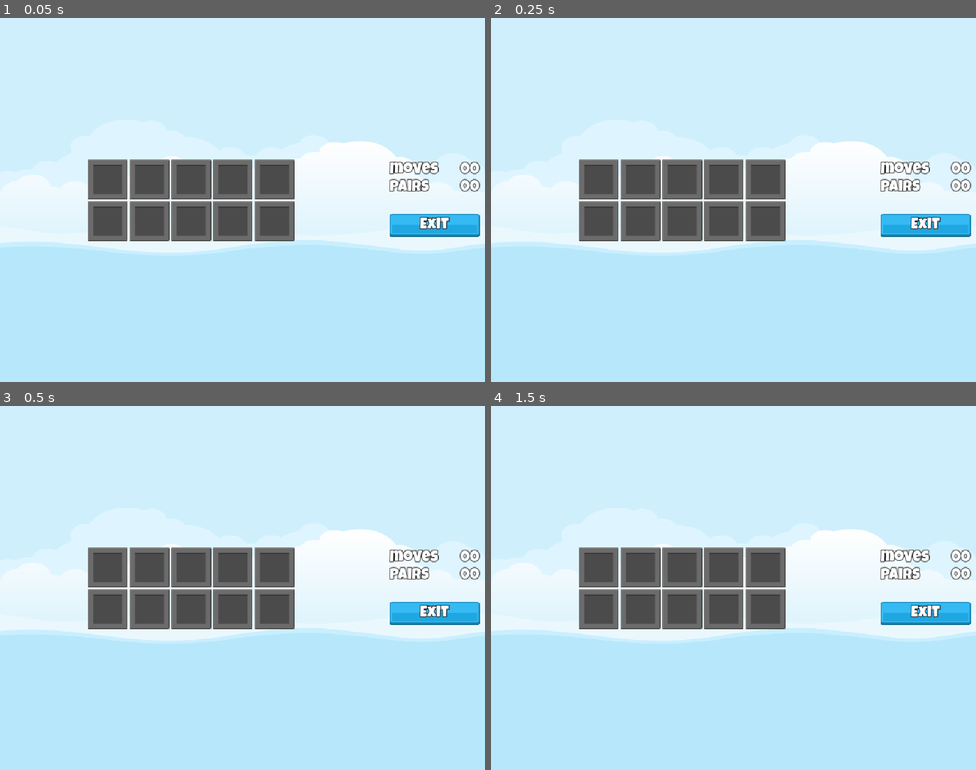
Above: before the commit, frames 1-4 (two rows, left to right).
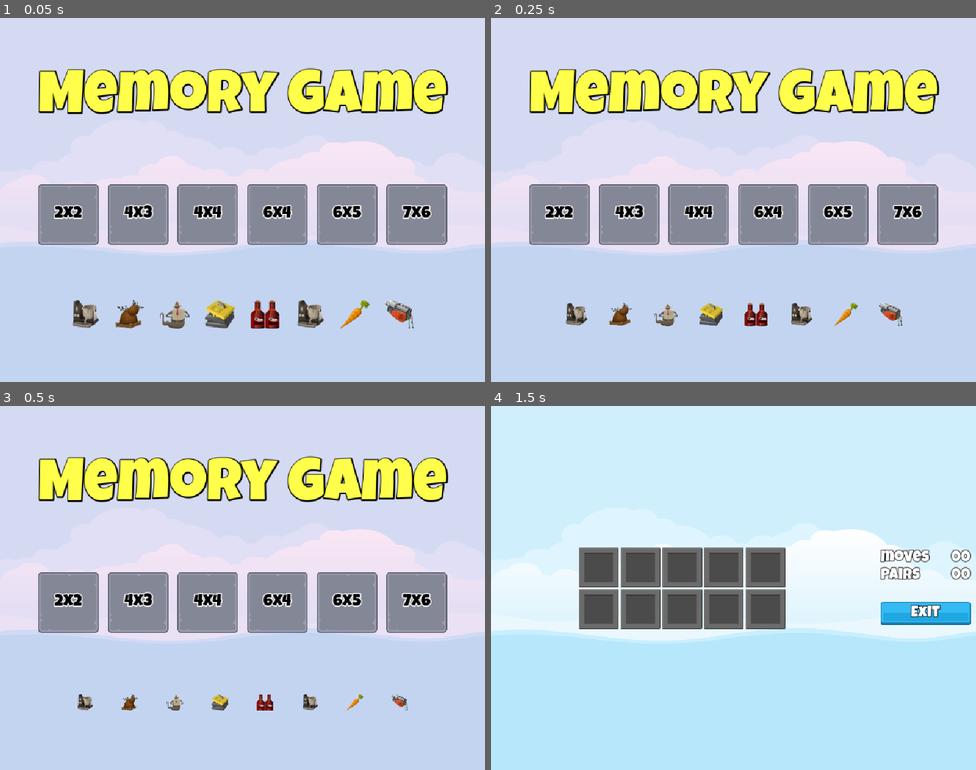
Above: after the commit, the same moments.

Repository: Hombolygo/Memory
Game: Godot game, scene res://Scenes/Master/Master.tscn
Same seed, same stepped clock (60 frames per second), same inputs: the game is played once before the commit and once after it.
Inputs (mouse positions are in pixels of both pictures, inside the frame that each line leads up to):
- Up to frame 1 (0.05 s): no input
- Up to frame 2 (0.25 s): no input
- Up to frame 3 (0.5 s): no input
- Up to frame 4 (1.5 s): click (558, 602) at 0.5 s, where only the run after the commit has a clickable "2x2"; tap Enter at 1.25 s

The runs differ from the first frame. In frame 1, 28% of the frame differs, in the area x 7-100%, y 13-86%; in frame 2, 27%; in frame 3, 26%; in frame 4, nothing differs.

Commit message:
added navigation

Diff:
--- a/Globals/SignalHub.gd
+++ b/Globals/SignalHub.gd
@@ -1 +1,4 @@
 extends Node
+
+signal show_game(level:int);
+signal show_menu
--- a/Globals/SoundManager.gd
+++ b/Globals/SoundManager.gd
@@ -1 +1,36 @@
 extends Node
+
+
+const SOUND_MAIN_MENU: String = "main"
+const SOUND_IN_GAME: String = "ingame"
+const SOUND_SUCCESS: String = "success"
+const SOUND_GAME_OVER: String = "gameover"
+const SOUND_SELECT_TILE: String = "tile"
+const SOUND_SELECT_BUTTON: String = "button"
+
+
+const SOUNDS: Dictionary[String, AudioStream] = {
+	SOUND_MAIN_MENU: preload("res://assets/sounds/bgm_action_3.mp3"),
+	SOUND_IN_GAME: preload("res://assets/sounds/bgm_action_4.mp3"),
+	SOUND_SUCCESS: preload("res://assets/sounds/sfx_sounds_fanfare3.wav"),
+	SOUND_GAME_OVER: preload("res://assets/sounds/sfx_sounds_powerup12.wav"),
+	SOUND_SELECT_TILE: preload("res://assets/sounds/sfx_sounds_impact1.wav"),
+	SOUND_SELECT_BUTTON: preload("res://assets/sounds/sfx_sounds_impact7.wav")
+}
+
+
+func play_sound(player: AudioStreamPlayer, key: String) -> void:
+	if SOUNDS.has(key) == false:
+		return
+
+	player.stop()
+	player.stream = SOUNDS[key]
+	player.play()
+
+
+func play_button_click(player: AudioStreamPlayer) -> void:
+	play_sound(player, SOUND_SELECT_BUTTON)
+
+
+func play_tile_click(player: AudioStreamPlayer) -> void:
+	play_sound(player, SOUND_SELECT_TILE)
--- /dev/null
+++ b/Scenes/Game/Game.gd
@@ -0,0 +1,9 @@
+extends Control
+
+
+
+
+
+func _on_exit_button_pressed() -> void:
+	SignalHub.show_menu.emit();
+	pass # Replace with function body.
--- a/Scenes/Game/Game.tscn
+++ b/Scenes/Game/Game.tscn
@@ -1,6 +1,7 @@
-[gd_scene load_steps=5 format=3 uid="uid://ce83a11mhh7r"]
+[gd_scene load_steps=6 format=3 uid="uid://ce83a11mhh7r"]
 
 [ext_resource type="Texture2D" uid="uid://dw3w0yx58ef67" path="res://assets/frames/hidden_frame_blank.png" id="1_gwu2e"]
+[ext_resource type="Script" uid="uid://dturt6jv8pdrb" path="res://Scenes/Game/Game.gd" id="1_y3kpf"]
 [ext_resource type="LabelSettings" uid="uid://ymqj6qkn4heq" path="res://Resources/white_32_labelsettings.tres" id="2_ln2h6"]
 [ext_resource type="Texture2D" uid="uid://bwngsqm6sduag" path="res://assets/ui/blue_button00.png" id="2_xbxml"]
 [ext_resource type="Texture2D" uid="uid://ywtwa3nwt5p3" path="res://assets/ui/green_button00.png" id="4_y3kpf"]
@@ -12,6 +13,7 @@
 anchor_bottom = 1.0
 grow_horizontal = 2
 grow_vertical = 2
+script = ExtResource("1_y3kpf")
 
 [node name="HBoxContainer2" type="HBoxContainer" parent="."]
 layout_mode = 1
@@ -133,3 +135,5 @@
 label_settings = ExtResource("2_ln2h6")
 horizontal_alignment = 1
 vertical_alignment = 1
+
+[connection signal="pressed" from="HBoxContainer2/MarginContainer/VBoxContainer/ExitButton" to="." method="_on_exit_button_pressed"]
--- a/Scenes/LevelButton/LevelButton.gd
+++ b/Scenes/LevelButton/LevelButton.gd
@@ -15,4 +15,5 @@
 
 
 func _on_pressed() -> void:
+	SignalHub.show_game.emit(level_button_number);
 	pass # Replace with function body.
--- a/Scenes/Master/Master.gd
+++ b/Scenes/Master/Master.gd
@@ -1,7 +1,29 @@
 extends Control
 
+@onready var music: AudioStreamPlayer = $Music
+@onready var main: Control = $Main
+@onready var game: Control = $Game
 
 # Called when the node enters the scene tree for the first time.
 func _ready() -> void:
-	var st = LevelDataSelector.get_level_setting(7);
+	exit_button_pressed()
+	#var st = LevelDataSelector.get_level_setting(7);
 	pass # Replace with function body.
+
+func _enter_tree() -> void:
+	SignalHub.show_game.connect(game_button_pressed);
+	SignalHub.show_menu.connect(exit_button_pressed);
+
+func game_button_pressed(level_number: int) -> void:
+	SoundManager.play_sound(music, SoundManager.SOUND_IN_GAME)
+	show_game(true);
+	pass;
+
+func exit_button_pressed() -> void:
+	SoundManager.play_sound(music, SoundManager.SOUND_MAIN_MENU)
+	show_game(false);
+	pass
+
+func show_game(s: bool) -> void:
+	game.visible = s;
+	main.visible = !s;
Not shown, added: Scenes/Game/Game.gd.uid
